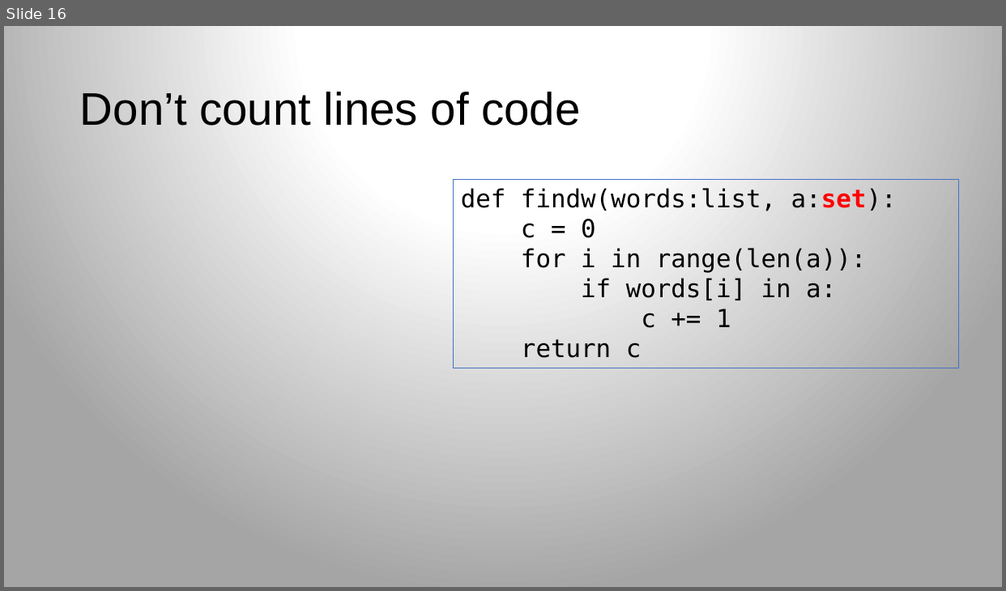
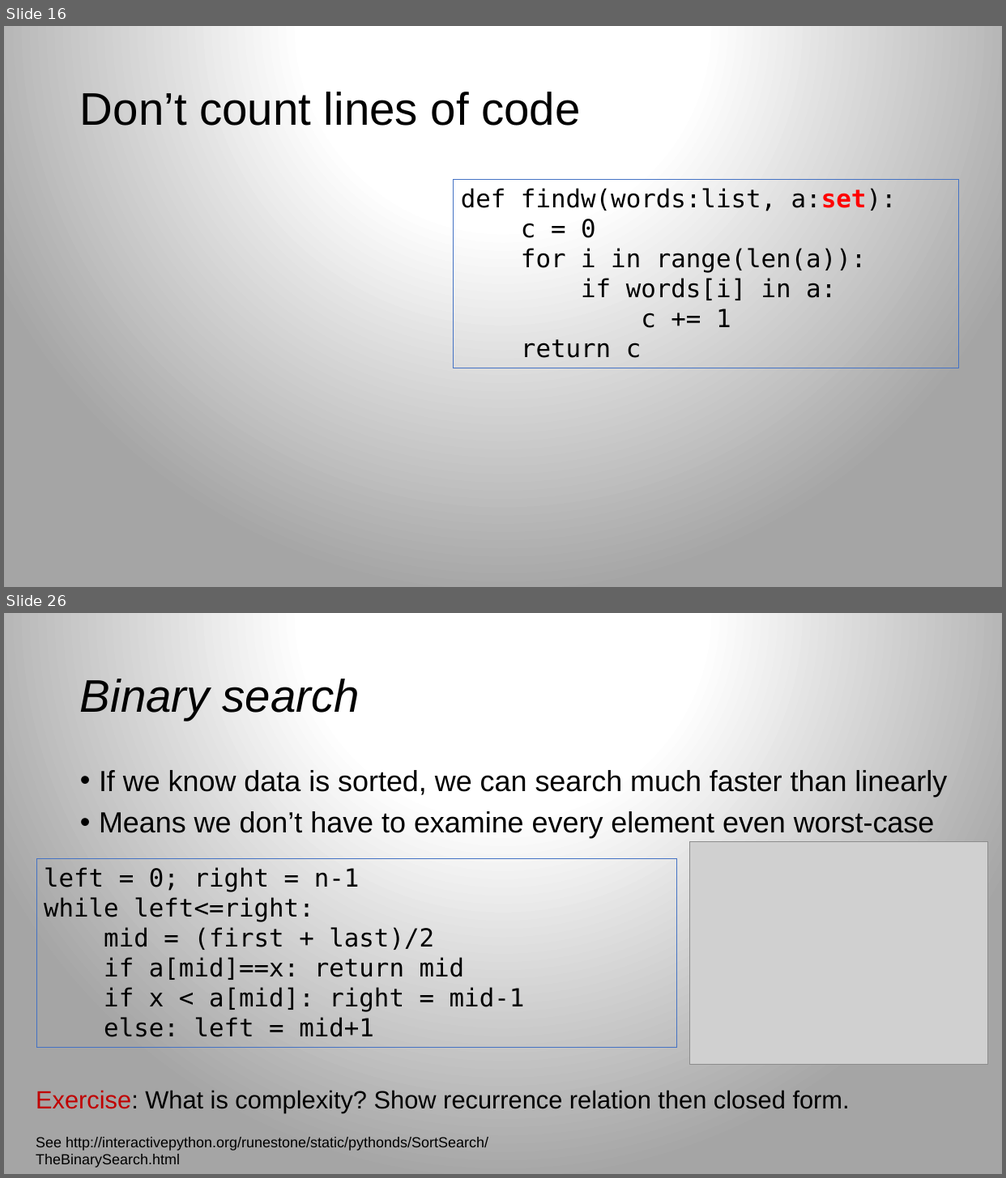
Before and after one commit to parrt/msds689, a slide deck: notes/complexity.pptx. Shown one above the other, each under a label of ours: slide 16 before the commit, slides 16 and 26 after it; the slides between them are not shown. The pictures are 1006x591 and 1006x1178 pixels, drawn with LibreOffice and Linux fonts; fonts in the diff are those of the drawing; grey boxes stand for pictures; background and template pictures are left out. Boxes give left, top, right and bottom in pixels: in the first picture for what was removed or moved away, otherwise in the second. Text is boxed around its words. In the diff, an @@ line names an element or a change of style, - is before the commit and + after.

```diff
--- a/notes/complexity.pptx
+++ b/notes/complexity.pptx
@@ slide 26 added at (x1=4, y1=613, x2=1002, y2=1174), background gradient #FFFFFF to #A5A5A5 @@
@@ title added at (x1=80, y1=679, x2=360, y2=720), 44 pt, text #000000, italic @@
+Binary search
@@ text added at (x1=99, y1=770, x2=947, y2=838), 28 pt, text #000000 @@
+• If we know data is sorted, we can search much faster than linearly
+• Means we don’t have to examine every element even worst-case
@@ picture added at (x1=690, y1=842, x2=988, y2=1064) @@
@@ rectangle added at (x1=36, y1=858, x2=677, y2=1047), outline #4472C4 0.75 pt, 24 pt, text #000000 @@
+left = 0; right = n-1
+while left<=right:
+mid = (first + last)/2
+if a[mid]==x: return mid
+if x < a[mid]: right = mid-1
+else: left = mid+1
@@ text added at (x1=36, y1=1090, x2=850, y2=1114), 24 pt, text #000000 @@
+Exercise: What is complexity? Show recurrence relation then closed form.
@@ text added at (x1=36, y1=1137, x2=488, y2=1168), 14 pt, text #000000 @@
+See http://interactivepython.org/runestone/static/pythonds/SortSearch/TheBinarySearch.html
```
Also in this commit, not shown: 5 slides changed, 5 other slides added, 3 other files.
